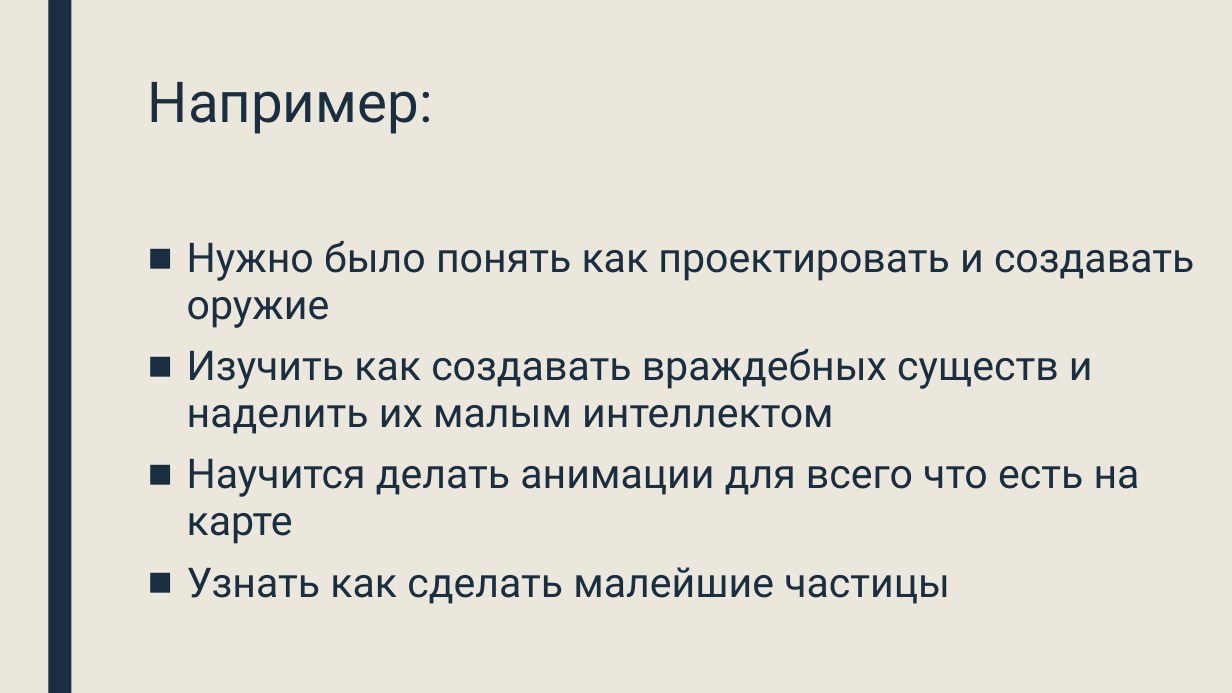
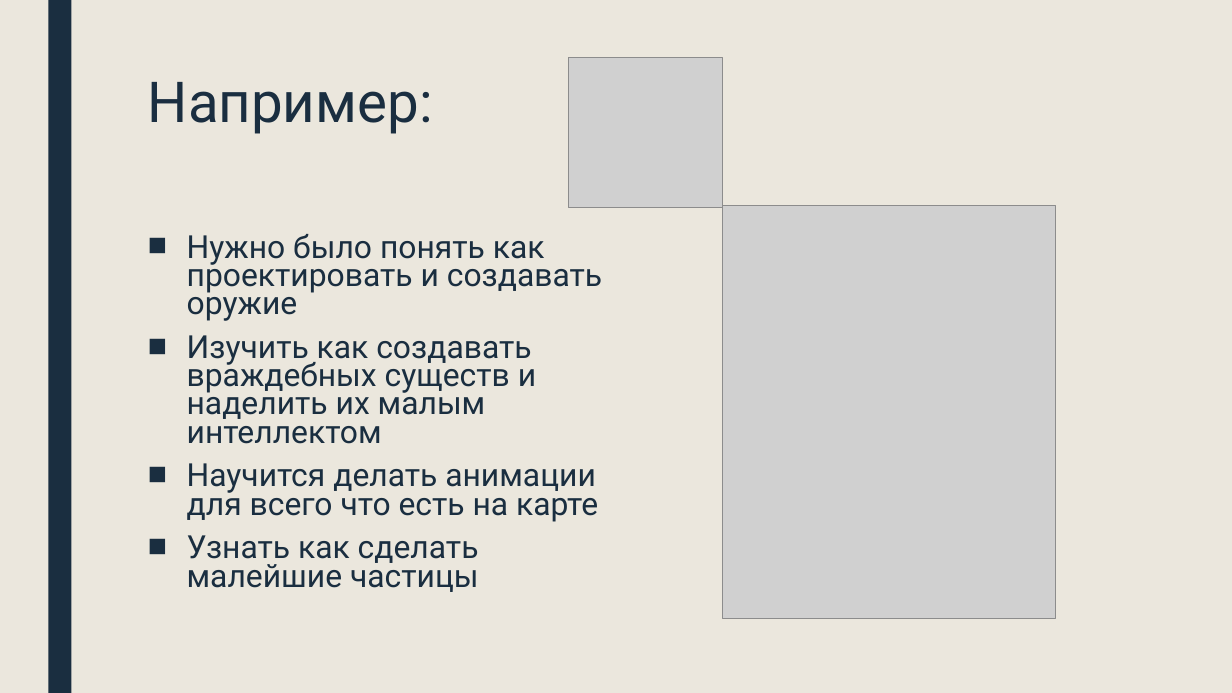
Before and after one commit to panaitoff/game_hojy_brojy, a slide deck: slide 7 of project.pptx. Drawn at 1232x693 pixels with LibreOffice and Linux fonts; fonts in the diff are those of the drawing; grey boxes stand for pictures. Boxes give left, top, right and bottom in pixels: in the first picture for what was removed or moved away, otherwise in the second. Text is boxed around its words. In the diff, an @@ line names an element or a change of style, - is before the commit and + after.

```diff
--- a/project.pptx
+++ b/project.pptx
@@ picture added at (568,57,724,207) @@
@@ picture added at (723,205,1055,619) @@
@@ text "Нужно было понять как проектировать ..." at (187,234,602,592): size 32 to 24.8 pt; line spacing 0.94 to 0.74 @@
```
Also in this commit, not shown: 6 other slides changed, 1 slide added, 9 other files.
